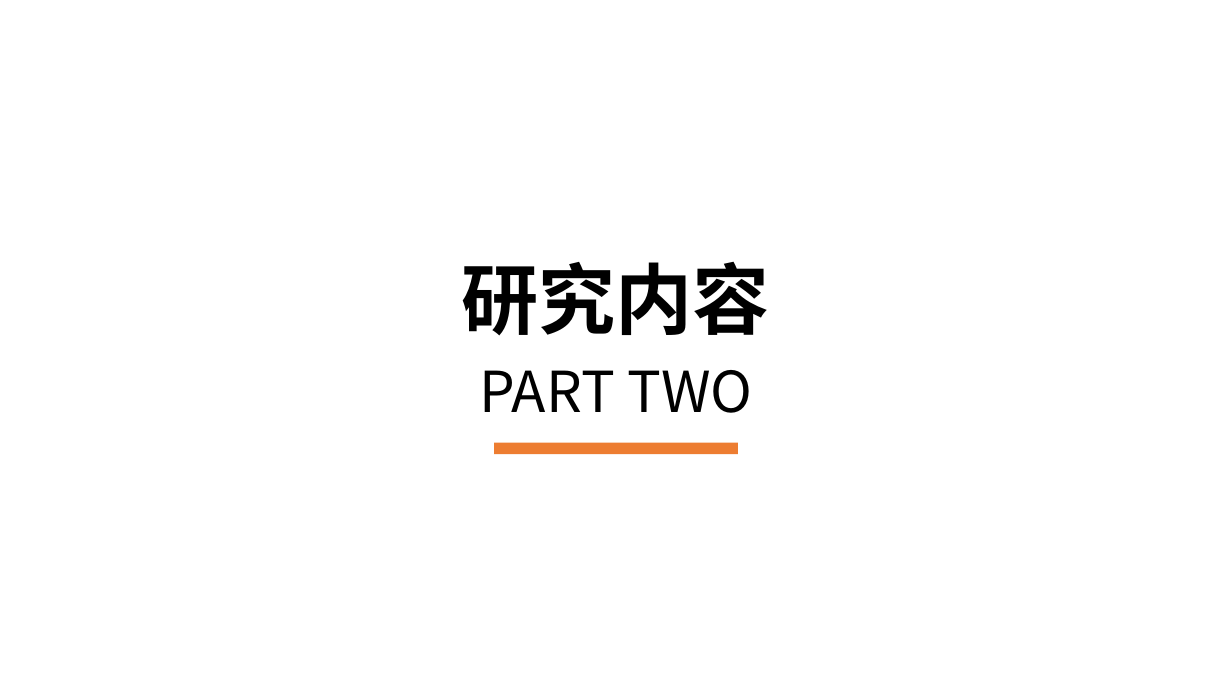
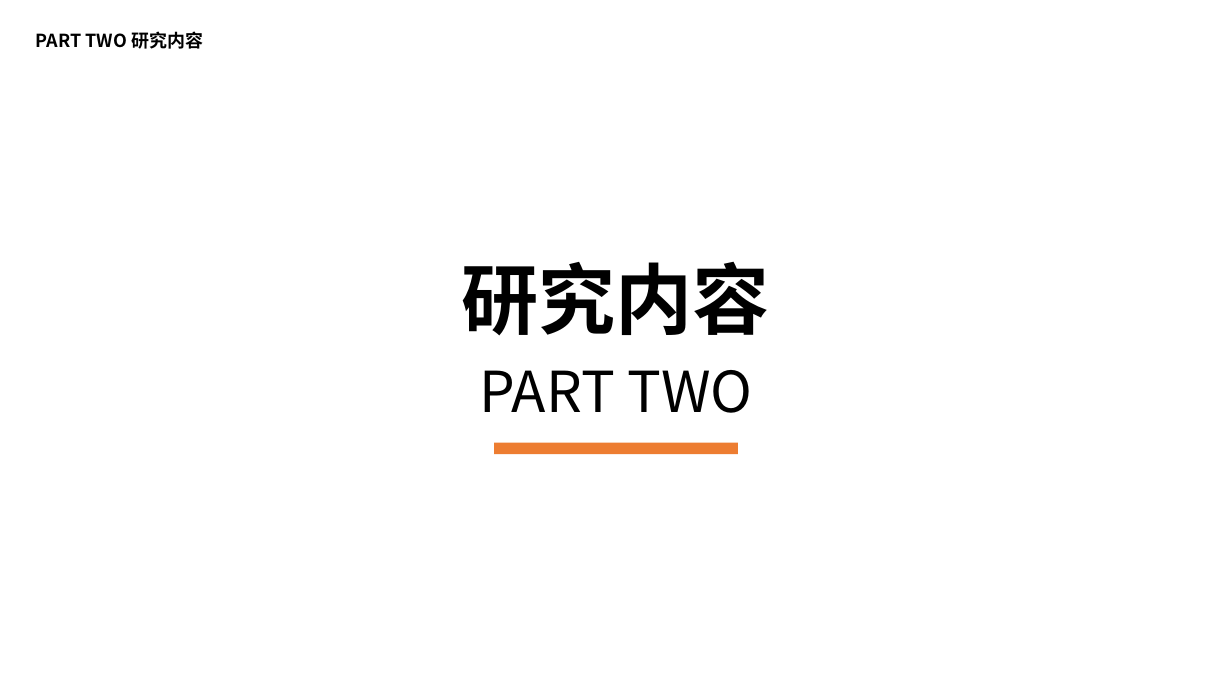
Before and after one commit to zhaobingcn/mypaper, a slide deck: slide 6 of 赵炳-答辩报告 [自动保存].pptx. Drawn at 1232x693 pixels with LibreOffice and Linux fonts; fonts in the diff are those of the drawing; background and template pictures are left out. Boxes give left, top, right and bottom in pixels: in the first picture for what was removed or moved away, otherwise in the second. Text is boxed around its words. In the diff, an @@ line names an element or a change of style, - is before the commit and + after.

```diff
--- a/赵炳-答辩报告 [自动保存].pptx
+++ b/赵炳-答辩报告 [自动保存].pptx
@@ text added at (36, 31, 203, 49), 14 pt, text #000000, bold @@
+PART TWO 研究内容
```
Also in this commit, not shown: 15 other slides changed, 14 slides added, 13 slides removed, 1 other file.
